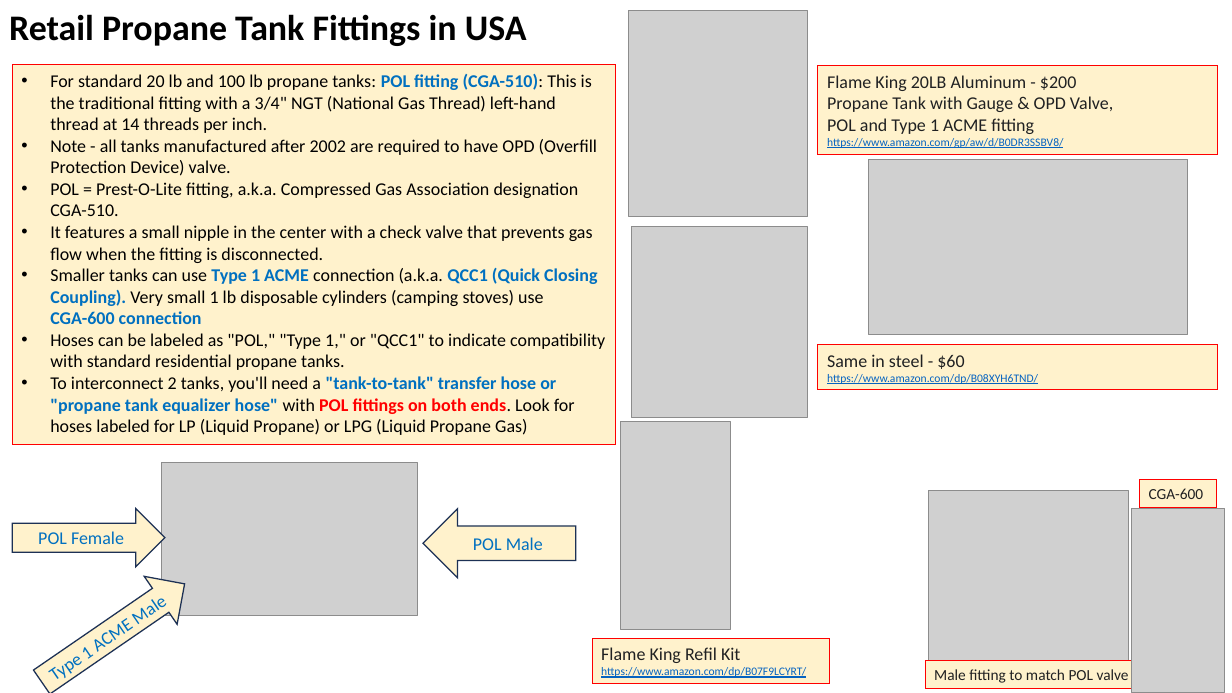
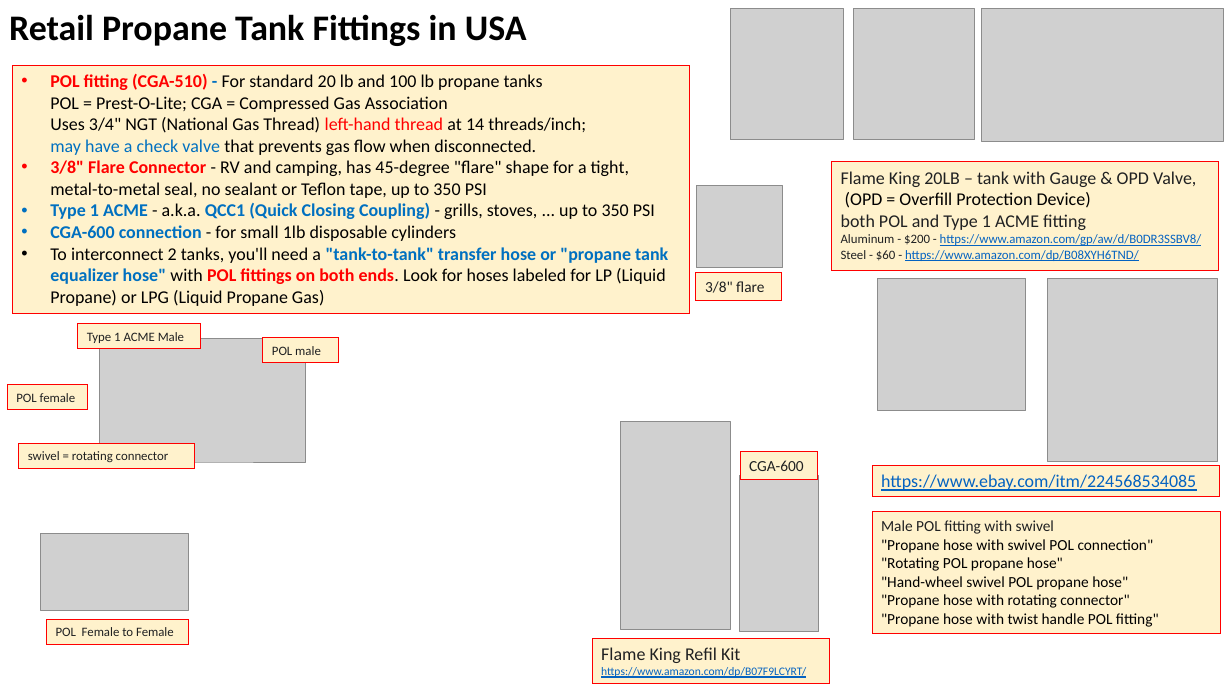
Before and after one commit to lselector/misc_farm, a slide deck: slide 3 of misc/propane.pptx. Drawn at 1232x693 pixels with LibreOffice and Linux fonts; fonts in the diff are those of the drawing; grey boxes stand for pictures. Boxes give left, top, right and bottom in pixels: in the first picture for what was removed or moved away, otherwise in the second. Text is boxed around its words. In the diff, an @@ line names an element or a change of style, - is before the commit and + after.

```diff
--- a/misc/propane.pptx
+++ b/misc/propane.pptx
@@ picture: place and size @@
-picture at [629,10,809,217]
+picture at [730,8,844,140]
@@ picture added at [854,8,976,140] @@
@@ picture added at [982,8,1224,141] @@
@@ rectangle "POL fitting (CGA-510) - For ...": place and size @@
-rectangle "POL fitting (CGA-510) - For ..." at [12,65,616,445]
+rectangle "POL fitting (CGA-510) - For ..." at [12,65,689,313]
@@ text in rectangle at [50,74,655,241]: text changed @@
-• For standard 20 lb and 100 lb propane tanks: POL fitting (CGA-510): This is the traditional fitting with a 3/4" NGT (National Gas Thread) left-hand thread at 14 threads per inch.
-• Note - all tanks manufactured after 2002 are required to have OPD (Overfill Protection Device) valve.
-• POL = Prest-O-Lite fitting, a.k.a. Compressed Gas Association designation CGA-510.
-• It features a small nipple in the center with a check valve that prevents gas flow when the fitting is disconnected.
-• Smaller tanks can use Type 1 ACME connection (a.k.a. QCC1 (Quick Closing Coupling). Very small 1 lb disposable cylinders (camping stoves) use CGA-600 connection
-• Hoses can be labeled as "POL," "Type 1," or "QCC1" to indicate compatibility with standard residential propane tanks.
+• POL fitting (CGA-510) - For standard 20 lb and 100 lb propane tanks
+  POL = Prest-O-Lite; CGA = Compressed Gas Association
+  Uses 3/4" NGT (National Gas Thread) left-hand thread at 14 threads/inch;
+  may have a check valve that prevents gas flow when disconnected.
+• 3/8" Flare Connector - RV and camping, has 45-degree "flare" shape for a tight, metal-to-metal seal, no sealant or Teflon tape, up to 350 PSI
+• Type 1 ACME - a.k.a. QCC1 (Quick Closing Coupling) - grills, stoves, ... up to 350 PSI
+• CGA-600 connection - for small 1lb disposable cylinders
@@ rectangle "Flame King 20LB – tank ...": place and size @@
-rectangle "Flame King 20LB – tank ..." at [818,66,1217,154]
+rectangle "Flame King 20LB – tank ..." at [832,162,1219,271]
@@ text in rectangle at [841,171,1202,261]: text changed; size 14 to 10 pt @@
-Flame King 20LB Aluminum - $200
-Propane Tank with Gauge & OPD Valve,
-POL and Type 1 ACME fitting
-https://www.amazon.com/gp/aw/d/B0DR3SSBV8/
+Flame King 20LB – tank with Gauge & OPD Valve,
+(OPD = Overfill Protection Device)
+both POL and Type 1 ACME fitting
+Aluminum - $200 - https://www.amazon.com/gp/aw/d/B0DR3SSBV8/
+Steel - $60 - https://www.amazon.com/dp/B08XYH6TND/
@@ picture removed at [869,159,1188,335] @@
@@ picture added at [697,186,783,268] @@
@@ picture removed at [631,227,808,418] @@
@@ rectangle added at [696,273,782,300], fill #FFF2CC, outline #FF0000 0.75 pt, 12 pt, text #202122 @@
+3/8" flare
@@ picture added at [877,278,1026,410] @@
@@ picture added at [1048,278,1218,461] @@
@@ rectangle "Type 1 ACME Male" at [78,323,201,348]: size 14 to 10 pt, text colour #0070C0 to #202122; alignment centre to left; vertical alignment middle to top; right arrow to rectangle; outline #1E3256 1 pt to #FF0000 0.75 pt; rotation 325 to 0 degrees @@
@@ picture added at [99,338,306,462] @@
@@ rectangle "POL male" at [262,338,337,363]: vertical alignment middle to top; right arrow to rectangle; outline #1E3256 1 pt to #FF0000 0.75 pt; mirrored; rotation 180 to 0 degrees @@
@@ text in rectangle at [272,346,321,355]: text changed; size 14 to 10 pt; text colour #0070C0 to #202122 @@
-POL Male
+POL male
@@ rectangle "POL female": place and size @@
-rectangle "POL female" at [12,509,165,567]
+rectangle "POL female" at [7,385,87,410]
@@ rectangle "POL female" at [7,385,87,410]: vertical alignment middle to top; right arrow to rectangle; outline #1E3256 1 pt to #FF0000 0.75 pt @@
@@ text in rectangle at [16,393,76,402]: text changed; size 14 to 10 pt; text colour #0070C0 to #202122 @@
-POL Female
+POL female
@@ rectangle added at [18,444,194,469], fill #FFF2CC, outline #FF0000 0.75 pt, 10 pt, text #202122 @@
+swivel = rotating connector
@@ picture removed at [162,463,418,616] @@
@@ picture added at [739,475,819,632] @@
@@ rectangle "CGA-600": place and size @@
-rectangle "CGA-600" at [1140,480,1217,507]
+rectangle "CGA-600" at [740,451,818,479]
@@ rectangle "https://www.ebay.com/itm/224568534085": place and size @@
-rectangle "https://www.ebay.com/itm/224568534085" at [818,345,1217,390]
+rectangle "https://www.ebay.com/itm/224568534085" at [872,466,1220,497]
@@ text in rectangle at [881,474,1196,491]: text changed; size 9 to 14 pt @@
-Same in steel - $60
-https://www.amazon.com/dp/B08XYH6TND/
+https://www.ebay.com/itm/224568534085
@@ picture removed at [928,491,1128,669] @@
@@ picture removed at [1132,508,1226,693] @@
@@ picture added at [40,533,188,610] @@
@@ rectangle "Male POL fitting with swivel": place and size @@
-rectangle "Male POL fitting with swivel" at [925,661,1141,689]
+rectangle "Male POL fitting with swivel" at [872,512,1221,633]
@@ text in rectangle at [881,520,1159,627]: text changed; text colour #202122 to #000000 @@
-Male fitting to match POL valve
+Male POL fitting with swivel
+"Propane hose with swivel POL connection"
+"Rotating POL propane hose"
+"Hand-wheel swivel POL propane hose"
+"Propane hose with rotating connector"
+"Propane hose with twist handle POL fitting"
@@ rectangle added at [46,619,188,644], fill #FFF2CC, outline #FF0000 0.75 pt, 10 pt, text #202122 @@
+POL Female to Female
```
Also in this commit, not shown: 1 other slide changed, 3 slides added.
